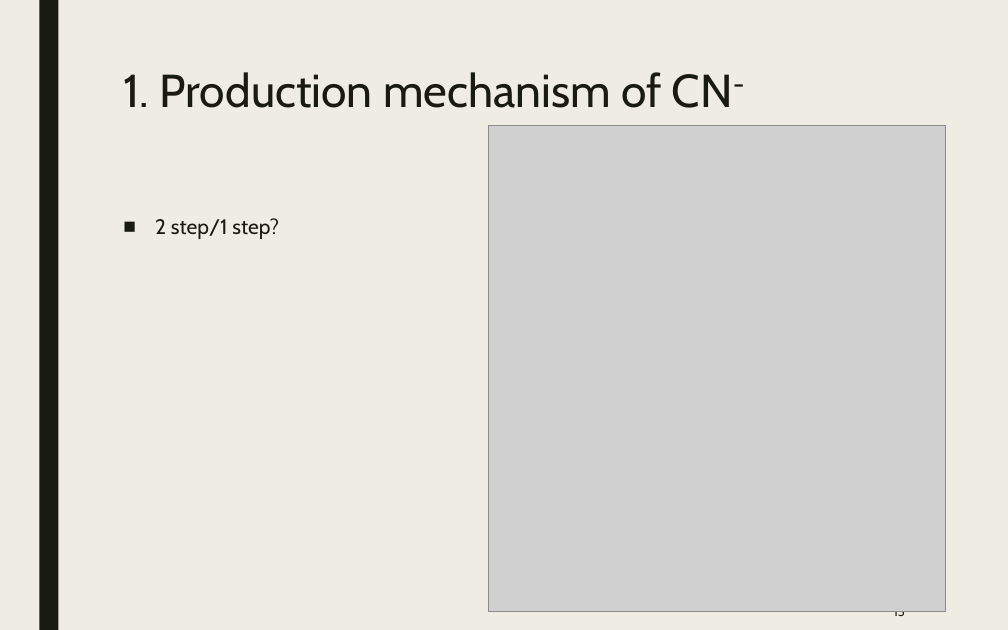
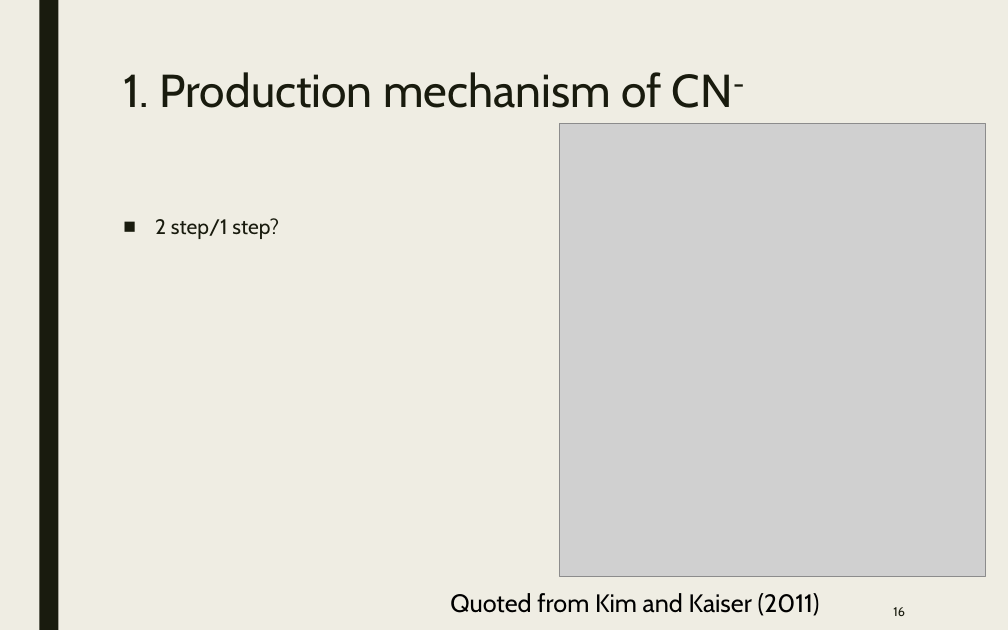
Before and after one commit to samuello1228/lily, a slide deck: slide 16 of doc/VUV and EUV irradiation of CH4 + NH3.pptx (slide 13 before the commit). Drawn at 1008x630 pixels with LibreOffice and Linux fonts; fonts in the diff are those of the drawing; grey boxes stand for pictures. Boxes give left, top, right and bottom in pixels: in the first picture for what was removed or moved away, otherwise in the second. Text is boxed around its words. In the diff, an @@ line names an element or a change of style, - is before the commit and + after.

```diff
--- a/doc/VUV and EUV irradiation of CH4 + NH3.pptx
+++ b/doc/VUV and EUV irradiation of CH4 + NH3.pptx
@@ picture: place and size @@
-picture at bbox=[488, 125, 946, 611]
+picture at bbox=[559, 123, 986, 576]
@@ text added at bbox=[450, 593, 820, 616], 18 pt, text #000000 @@
+Quoted from Kim and Kaiser (2011)
@@ page number at bbox=[893, 607, 905, 616]: text changed @@
-13
+16
```
Also in this commit, not shown: 9 other slides changed, 4 slides added.
